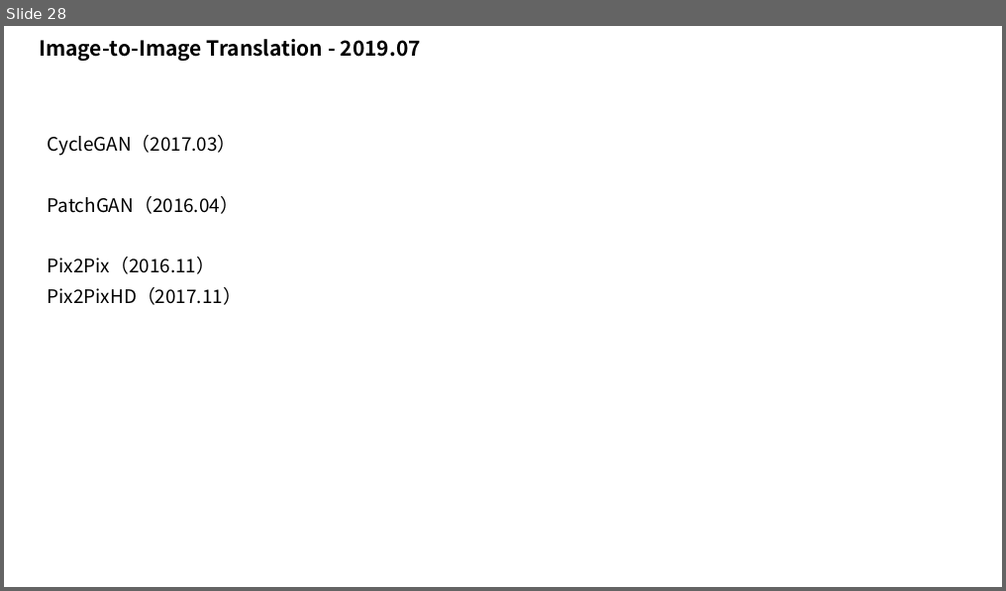
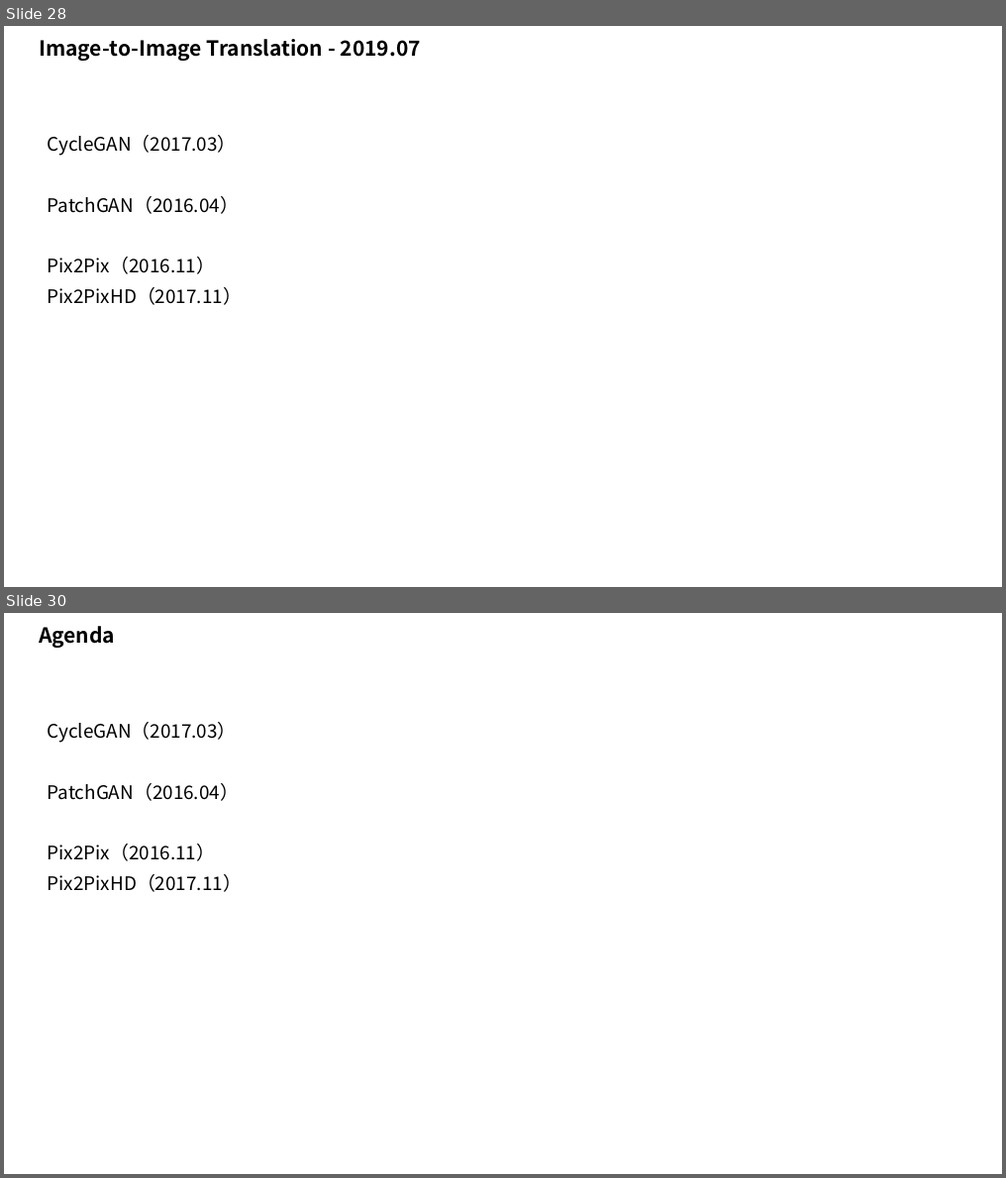
Before and after one commit to taylorguo/GAN_Understanding_Practicing, a slide deck: GAN_Understanding/GANunderstanding.pptx. Shown one above the other, each under a label of ours: slide 28 before the commit, slides 28 and 30 after it; the slides between them are not shown. The pictures are 1006x591 and 1006x1178 pixels, drawn with LibreOffice and Linux fonts; fonts in the diff are those of the drawing. Boxes give left, top, right and bottom in pixels: in the first picture for what was removed or moved away, otherwise in the second. Text is boxed around its words. In the diff, an @@ line names an element or a change of style, - is before the commit and + after.

```diff
--- a/GAN_Understanding/GANunderstanding.pptx
+++ b/GAN_Understanding/GANunderstanding.pptx
@@ slide 30 added at box(4, 613, 1002, 1174), background #FFFFFF @@
@@ text added at box(39, 626, 115, 648), 20 pt, text #000000, bold @@
+Agenda
@@ text added at box(48, 722, 242, 892), 18 pt, text #000000 @@
+CycleGAN（2017.03）
+PatchGAN（2016.04）
+Pix2Pix（2016.11）
+Pix2PixHD（2017.11）
```
Also in this commit, not shown: 2 other slides added.
